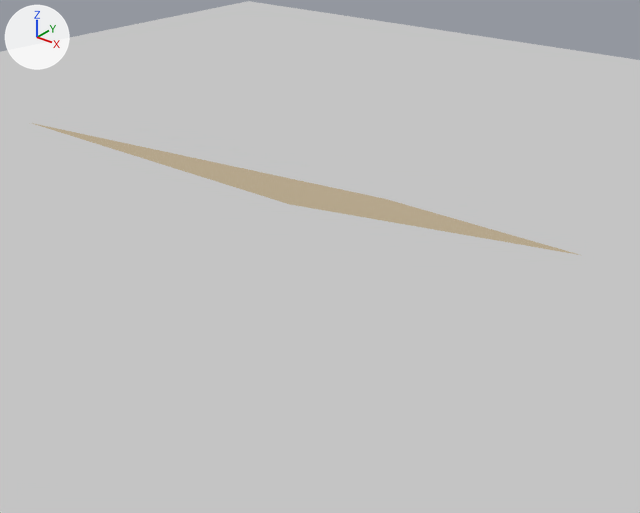
The glTF model assets/water_fixture.gltf, before and after one commit.
The view is the same before and after, from a 50 mm lens placed at (5.19, -6.48, 3.24), pointed at (-0.12, 0.17, -0.88). The lights are fixed; the arrows at upper left show +X, +Y and +Z. The older version comes first.

Names of what the first picture shows: 'water_bed', 'water_ramp'.
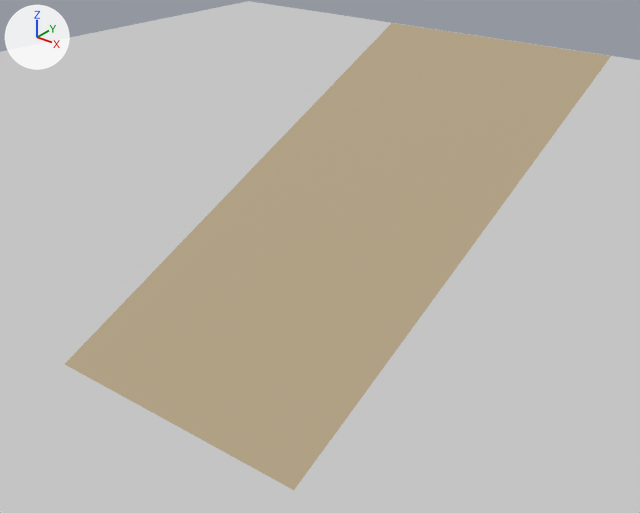
Boxes (x1, y1, x2, y2) around the edits, measured in the pictures (640 x 513 px):
'water_ramp', reshaped (252% taller): before (32, 123, 579, 255); after (65, 23, 611, 490)

Diff of the bpy script that builds the scene:
```diff
--- a/assets/water_fixture.gltf.py
+++ b/assets/water_fixture.gltf.py
@@ me_water_ramp @@
 me_water_ramp.from_pydata(...)  # 4 vertices, 2 faces; spans x -1.5..1.5, y -2.2..3.4, z -1.6..0.9
 # used by ob_water_ramp; location = (0.0, 0.0, 0.0)
 # verts and faces of me_water_ramp; kept vertices keep their numbers, new ones are numbered from 4
 # before: 0 (-1.5, 3.4, -1.6) at pixel (385, 198), 1 (1.5, 3.4, -1.6) at pixel (582, 255), 2 (1.5, -2.2, 0.9) at pixel (289, 204), 3 (-1.5, -2.2, 0.9)
+# me_water_ramp part 1
+delete_vertices([*range(0, 4)])  # with the faces that use them
+verts[4] = (-1.5, -2.2, -1.6)  # pixel (64, 364)
+verts[5] = (1.5, -2.2, -1.6)  # pixel (293, 490)
+verts[6] = (1.5, 3.4, 0.9)  # pixel (611, 56)
+verts[7] = (-1.5, 3.4, 0.9)  # pixel (391, 23)
+faces += [(4, 5, 6), (4, 6, 7)]
 me_water_ramp.materials.append(mat_ramp)
```
